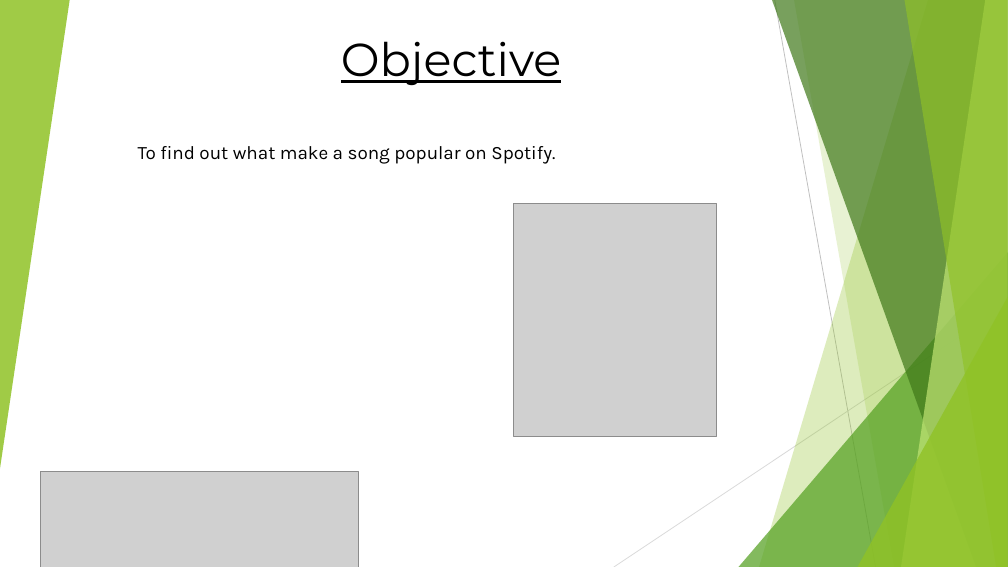
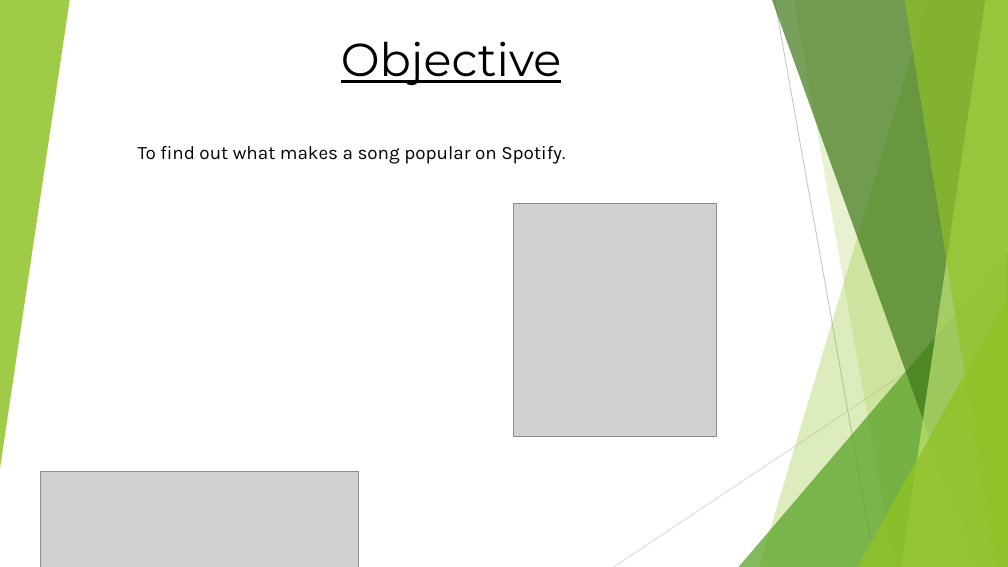
Before and after one commit to payam5150/MOD5, a slide deck: slide 4 of Mod5 Presentation.pptx. Drawn at 1008x567 pixels with LibreOffice and Linux fonts; fonts in the diff are those of the drawing; grey boxes stand for pictures. Boxes give left, top, right and bottom in pixels: in the first picture for what was removed or moved away, otherwise in the second. Text is boxed around its words. In the diff, an @@ line names an element or a change of style, - is before the commit and + after.

```diff
--- a/Mod5 Presentation.pptx
+++ b/Mod5 Presentation.pptx
@@ text at (x1=138, y1=146, x2=565, y2=164): text changed @@
-To find out what make a song popular on Spotify.
+To find out what makes a song popular on Spotify.
```
